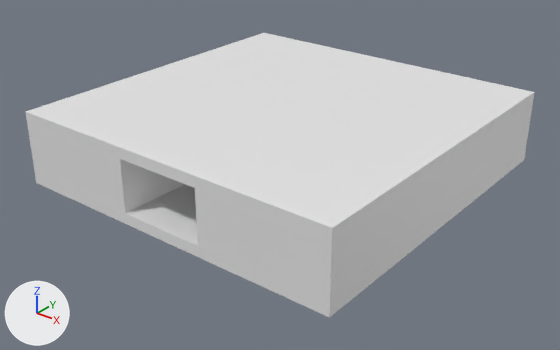
One commit to the FBX model Assets/Backrooms Game/Level 1/Units/Level1 - Hallway.fbx: the scene before it, then after it.
Camera for both pictures: a 50 mm lens placed at (80.3, -102.4, 61.3), pointed at (0.6, -2.9, -0.4). The axes (+X, +Y, +Z) are drawn at lower left. The lights are the same throughout.

The scene before the commit, as lines of its bpy script (objects in view):
```python
me_cube = bpy.data.meshes.new('Cube')
me_cube.from_pydata(...)  # 176 vertices, 177 faces; spans x -11.5..10.0, y -10.5..10.9, z -1.9..1.5
me_cube_001 = bpy.data.meshes.new('Cube.001')
me_cube_001.from_pydata(...)  # 18 vertices, 16 faces; spans x -1.0..1.0, y -1.0..1.0, z -1.05..1.05
me_cube_050 = bpy.data.meshes.new('Cube.050')
me_cube_050.from_pydata(...)  # 18 vertices, 16 faces; spans x -1.0..1.0, y -1.0..1.0, z -1.05..1.05
ob_ceiling = bpy.data.objects.new('Ceiling', me_cube_001)
ob_ceiling.location = (-0.1, 0.3, 11.6)
ob_ceiling.rotation_euler = (0.0, 0.0, 3.142)  # degrees (0, 0, 180)
ob_ceiling.scale = (-32.2, -32.2, -0.966)
ob_floor = bpy.data.objects.new('Floor', me_cube_050)
ob_floor.location = (-0.1, 0.3, -0.1)
ob_floor.rotation_euler = (0.0, 0.0, 3.142)  # degrees (0, 0, 180)
ob_floor.scale = (-32.2, -32.2, -0.966)
ob_walls = bpy.data.objects.new('Walls', me_cube)
ob_walls.location = (2.1, -0.2, 6.5)
ob_walls.scale = (3.0, 3.0, 3.0)
```
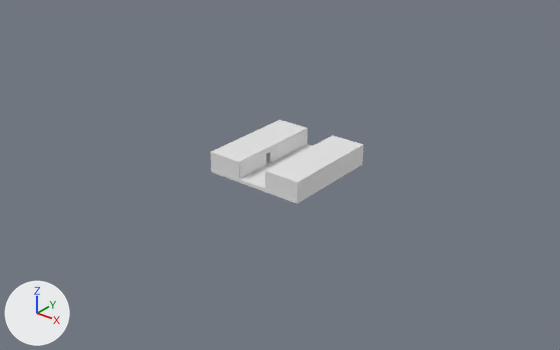
What the commit changed:
me_cube is used by ob_walls; location (2.1, -0.2, 6.5); scale (3.0, 3.0, 3.0).
me_cube had 176 vertices, 177 faces and spanned x -11.5..10.0, y -10.5..10.9, z -1.9..1.5.
me_cube now has 176 vertices, 177 faces and spans x -9.9..10.0, y -10.0..10.2, z 0.3..3.7.
me_cube part 2: the loose piece of 8 vertices spanning x 2.0..10.0, y -10.5..10.9, z -1.9..1.5 is scaled about its middle by (0.871, 0.938, 1), then moved by (0.5, -0.1, 2.2).
me_cube part 3: 160 of 176 vertices moved; they spanned x -11.5..-3.5, y -10.5..10.9, z -1.9..1.5 and now span x -9.9..-3.0, y -10.0..10.2, z 0.3..3.7; mean shift (1.5, 0.0, 2.2); largest move (-5.7, -2.6, 0.4) -> (-3.8, -2.5, 2.6).
me_cube_050 is used by ob_floor; location (-0.1, 0.3, -0.1); rotation (0.0, 0.0, 3.142), in degrees (0, 0, 180); scale (-32.2, -32.2, -0.966).
me_cube_050 had 18 vertices, 16 faces and spanned x -1.0..1.0, y -1.0..1.0, z -1.05..1.05.
me_cube_050 now has 18 vertices, 16 faces and spans x -9.9..9.99, y -10.19..9.81, z -1.05..1.05.
me_cube_050 part 1: 18 of 18 vertices moved; they spanned x -1.0..1.0, y -1.0..1.0, z -1.05..1.05 and now span x -9.9..9.99, y -10.19..9.81, z -1.05..1.05; mean shift (0.05, -0.21, 0.0); largest move (1.0, -1.0, -1.05) -> (9.99, -10.19, -1.05).
Object 'Walls' (ob_walls) moves from (2.1, -0.2, 6.5) to (0.0, 0.0, 0.0).
Object 'Walls' (ob_walls) is rescaled from (3.0, 3.0, 3.0) to (0.998, 0.998, 0.998).
Object 'Ceiling' (ob_ceiling) is deleted.
Object 'Floor' (ob_floor) moves from (-0.1, 0.3, -0.1) to (0.0, 0.2, 0.0).
Object 'Floor' (ob_floor) turns from (0, 0, 180) to (0, 0, -180) degrees about x, y and z.
Object 'Floor' (ob_floor) is rescaled from (-32.2, -32.2, -0.966) to (-1.0, -1.0, -0.322).

Changed parts and their boxes (x1, y1, x2, y2) in the pictures (560 x 350 px; the box of a moved part takes in the faces that stretch with it):
'Ceiling', deleted
    before: (26, 33, 534, 242)
'Walls', reshaped, moved, rescaled
    before: (27, 103, 533, 305)
    after: (210, 120, 364, 200)
'Floor', reshaped, moved, turned, rescaled
    before: (35, 150, 526, 317)
    after: (211, 144, 362, 204)
part 2 of me_cube, moved or reshaped
    before: (195, 103, 533, 305)
    after: (265, 135, 364, 200)
part 3 of me_cube, moved or reshaped
    before: (27, 123, 184, 213)
    after: (210, 120, 308, 179)
